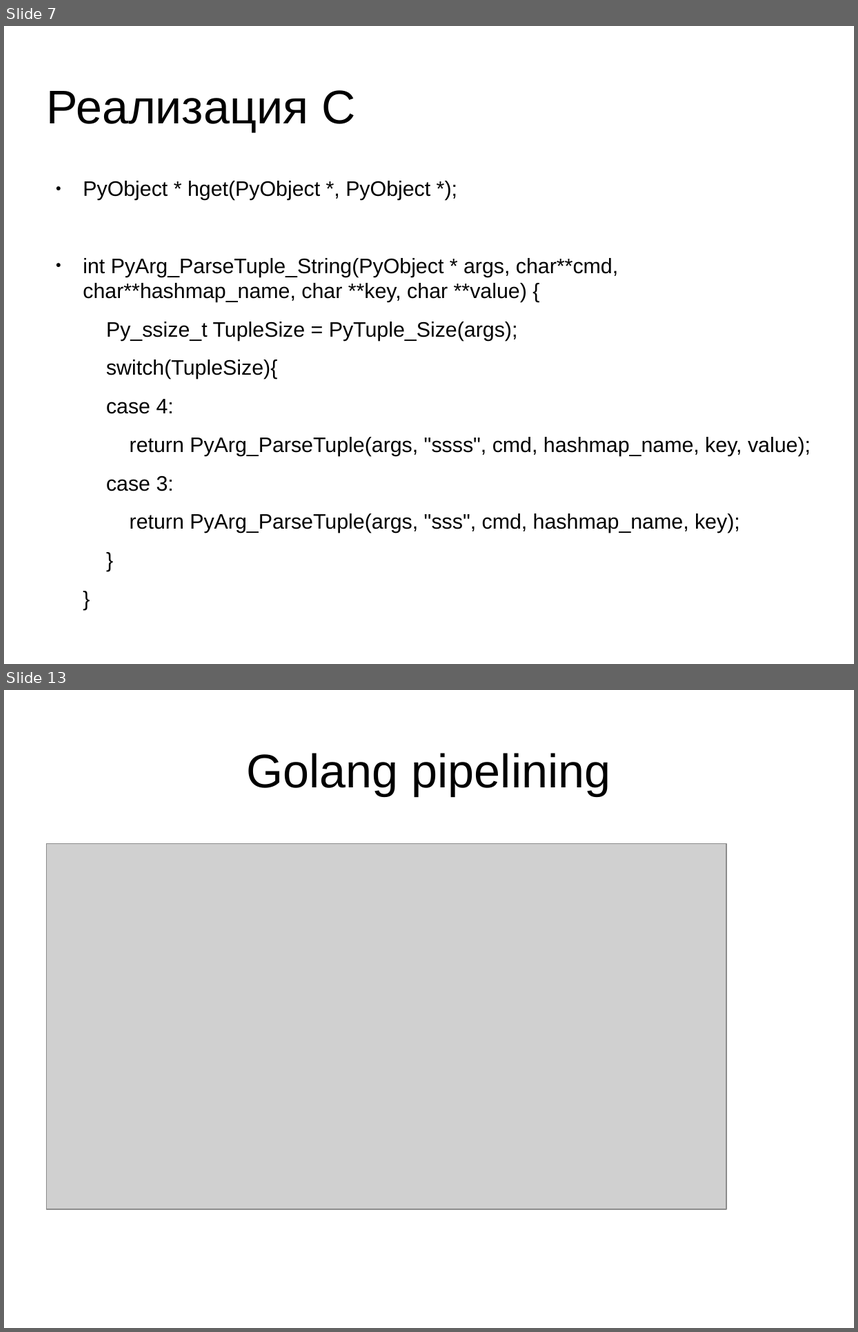
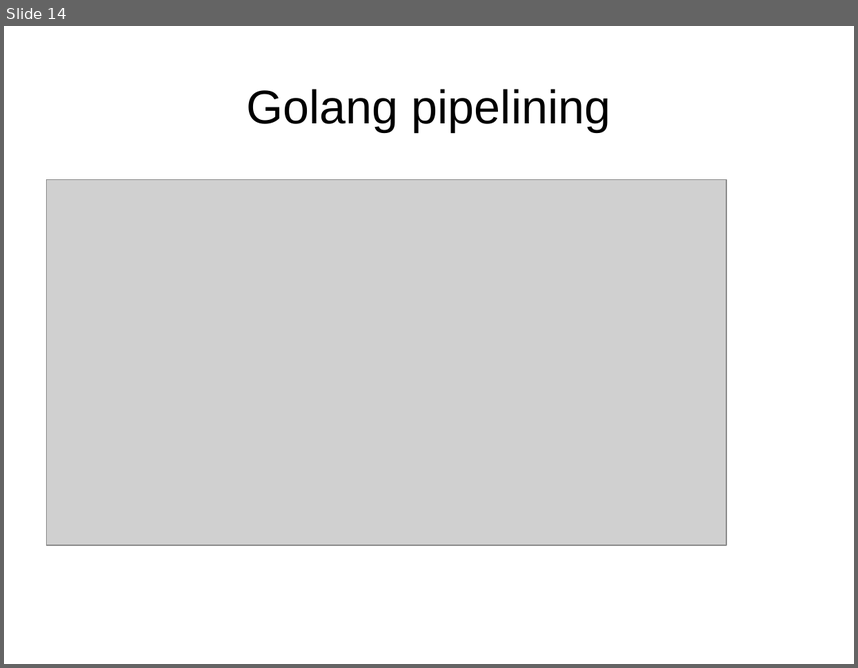
Before and after one commit to deslum/gopipe, a slide deck: presentation.odp. Shown one above the other, each under a label of ours: slides 7 and 13 before the commit, slide 14 after it; the slides between them are not shown. The pictures are 858x1332 and 858x668 pixels, drawn with LibreOffice and Linux fonts; fonts in the diff are those of the drawing; grey boxes stand for pictures. Boxes give left, top, right and bottom in pixels: in the first picture for what was removed or moved away, otherwise in the second. Text is boxed around its words. In the diff, an @@ line names an element or a change of style, - is before the commit and + after.

```diff
--- a/presentation.odp
+++ b/presentation.odp
@@ slide 7 removed at <box>4,26,854,664</box>, background #FFFFFF @@
@@ title removed at <box>47,90,355,132</box> @@
-Реализация C
@@ text removed at <box>83,181,811,532</box> @@
-● PyObject * hget(PyObject *, PyObject *);
-● int PyArg_ParseTuple_String(PyObject * args, char**cmd, char**hashmap_name, char **key, char **value) {
-Py_ssize_t TupleSize = PyTuple_Size(args);
-switch(TupleSize){
-case 4:
-return PyArg_ParseTuple(args, "ssss", cmd, hashmap_name, key, value);
-case 3:
-return PyArg_ParseTuple(args, "sss", cmd, hashmap_name, key);
-}
-}
@@ what was slide 13 is now slide 14 @@
```
Also in this commit, not shown: 8 slides changed, 12 slides added, 8 other slides removed, 9 other files.
